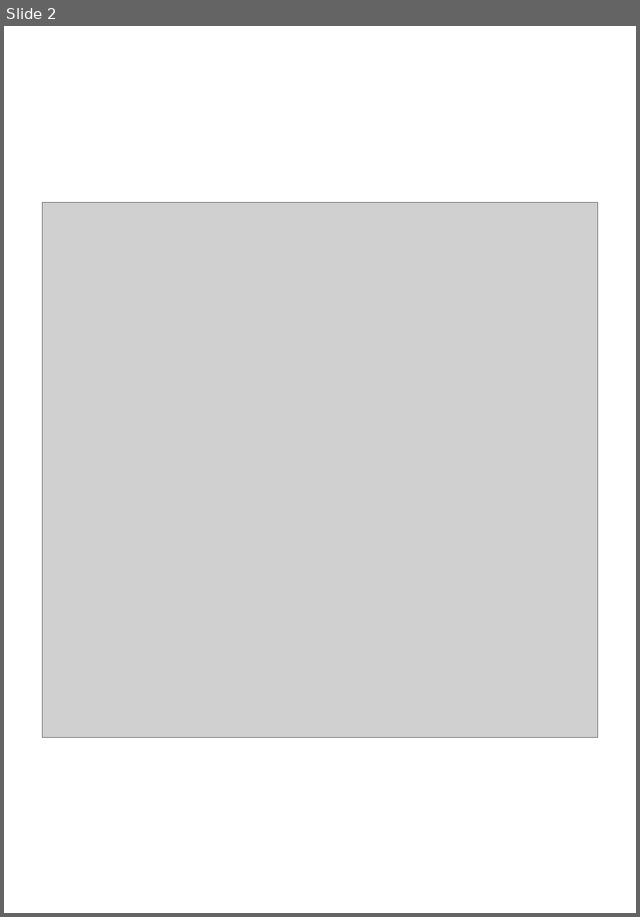
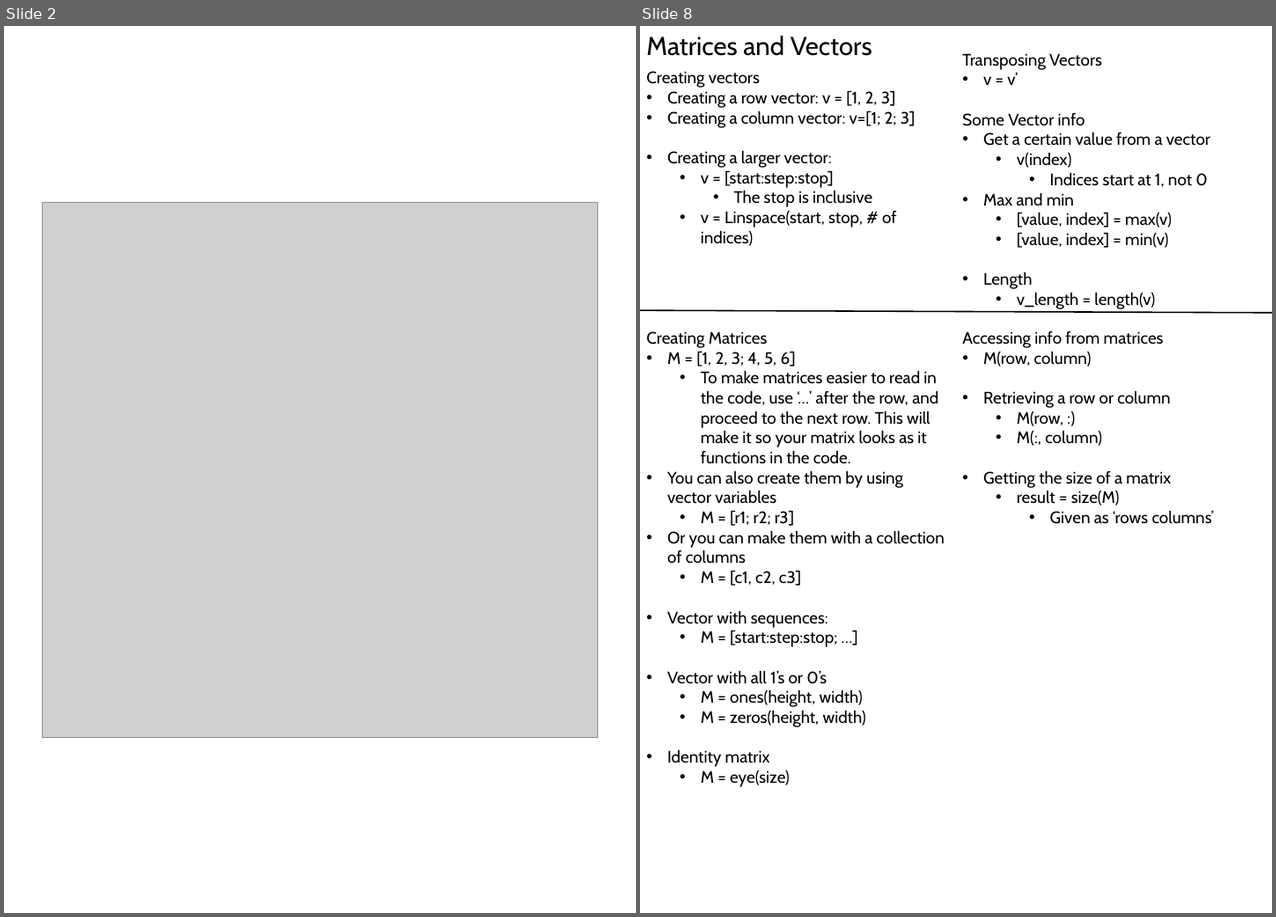
Before and after one commit to 1980s-Space-Guy/Fall24Classes, a slide deck: NumericalAnalysis.pptx. Shown side by side, each under a label of ours: slide 2 before the commit, slides 2 and 8 after it; the slides between them are not shown. The pictures are 640x917 and 1276x917 pixels, drawn with LibreOffice and Linux fonts; fonts in the diff are those of the drawing; grey boxes stand for pictures. Boxes give left, top, right and bottom in pixels: in the first picture for what was removed or moved away, otherwise in the second. Text is boxed around its words. In the diff, an @@ line names an element or a change of style, - is before the commit and + after.

```diff
--- a/NumericalAnalysis.pptx
+++ b/NumericalAnalysis.pptx
@@ slide 8 added at <box>640,26,1272,913</box>, background #FFFFFF @@
@@ text added at <box>646,36,872,56</box>, 28 pt, text #000000 @@
+Matrices and Vectors
@@ text added at <box>646,71,915,246</box>, 18 pt, text #000000 @@
+Creating vectors
+• Creating a row vector: v = [1, 2, 3]
+• Creating a column vector: v=[1; 2; 3]
+• Creating a larger vector:
+  • v = [start:step:stop]
+    • The stop is inclusive
+  • v = Linspace(start, stop, # of indices)
@@ text added at <box>962,53,1210,309</box>, 18 pt, text #000000 @@
+Transposing Vectors
+• v = v’
+Some Vector info
+• Get a certain value from a vector
+  • v(index)
+    • Indices start at 1, not 0
+• Max and min
+  • [value, index] = max(v)
+  • [value, index] = min(v)
+• Length
+  • v_length = length(v)
@@ line added from (640, 310) to (1272, 313), #000000 1.5 pt @@
@@ text added at <box>646,331,944,787</box>, 18 pt, text #000000 @@
+Creating Matrices
+• M = [1, 2, 3; 4, 5, 6]
+  • To make matrices easier to read in the code, use ‘…’ after the row, and proceed to the next row. This will make it so your matrix looks as it functions in the code.
+• You can also create them by using vector variables
+  • M = [r1; r2; r3]
+• Or you can make them with a collection of columns
+  • M = [c1, c2, c3]
+• Vector with sequences:
+  • M = [start:step:stop; …]
+• Vector with all 1’s or 0’s
+  • M = ones(height, width)
+  • M = zeros(height, width)
+• Identity matrix
+  • M = eye(size)
@@ text added at <box>962,331,1214,524</box>, 18 pt, text #000000 @@
+Accessing info from matrices
+• M(row, column)
+• Retrieving a row or column
+  • M(row, :)
+  • M(:, column)
+• Getting the size of a matrix
+  • result = size(M)
+    • Given as ‘rows columns’
```
Also in this commit, not shown: 3 slides changed, 2 other slides added, 2 other files.
